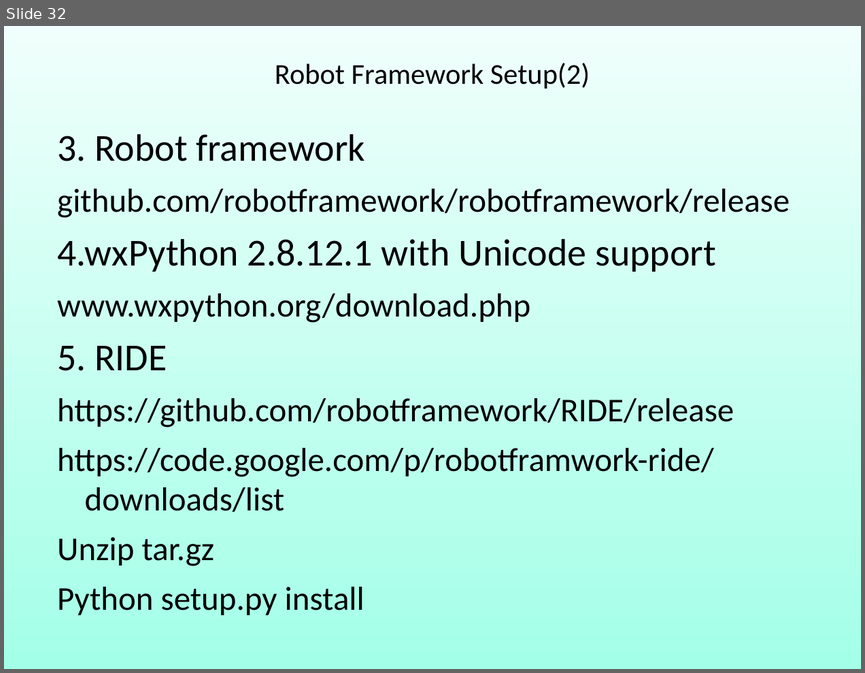
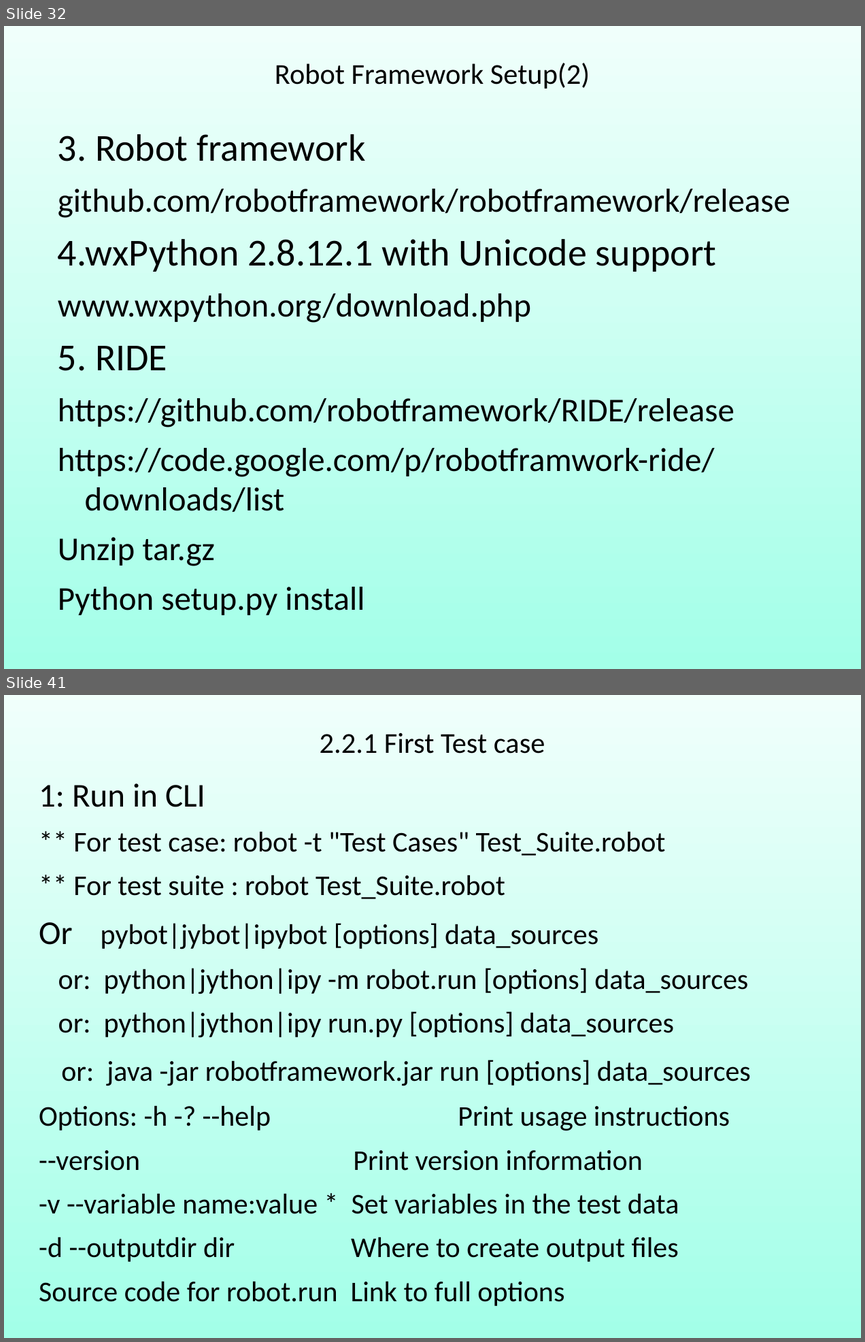
Before and after one commit to robin3795/Data, a slide deck: 2018_1.ppt. Shown one above the other, each under a label of ours: slide 32 before the commit, slides 32 and 41 after it; the slides between them are not shown. The pictures are 865x673 and 865x1342 pixels, drawn with LibreOffice and Linux fonts; fonts in the diff are those of the drawing. Boxes give left, top, right and bottom in pixels: in the first picture for what was removed or moved away, otherwise in the second. Text is boxed around its words. In the diff, an @@ line names an element or a change of style, - is before the commit and + after.

```diff
--- a/2018_1.ppt
+++ b/2018_1.ppt
@@ slide 41 added at box(4, 695, 861, 1338), background gradient #F0FFFB to #A3FFE8 @@
@@ free added at box(47, 721, 818, 770), 24.2 pt, text #000000 @@
+2.2.1 First Test case
@@ free added at box(26, 770, 802, 1317), 24 pt, text #000000 @@
+1: Run in CLI
+** For test case: robot -t "Test Cases" Test_Suite.robot
+** For test suite : robot Test_Suite.robot
+Or pybot|jybot|ipybot [options] data_sources
+or: python|jython|ipy -m robot.run [options] data_sources
+or: python|jython|ipy run.py [options] data_sources
+or: java -jar robotframework.jar run [options] data_sources
+Options: -h -? --help Print usage instructions
+--version Print version information
+-v --variable name:value * Set variables in the test data
+-d --outputdir dir Where to create output files
+Source code for robot.run Link to full options
```
Also in this commit, not shown: 10 slides changed, 38 other slides added, 2 slides removed.
